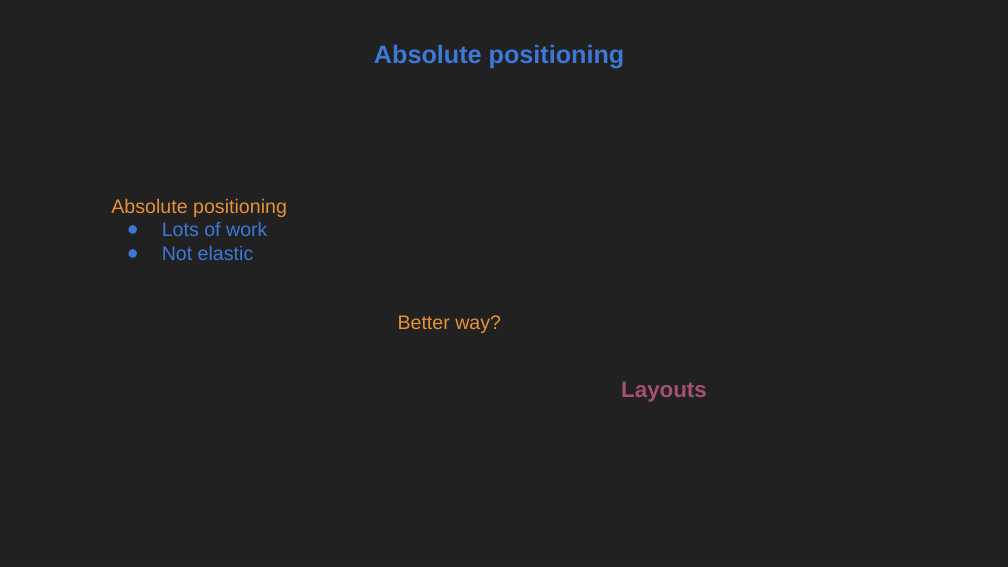
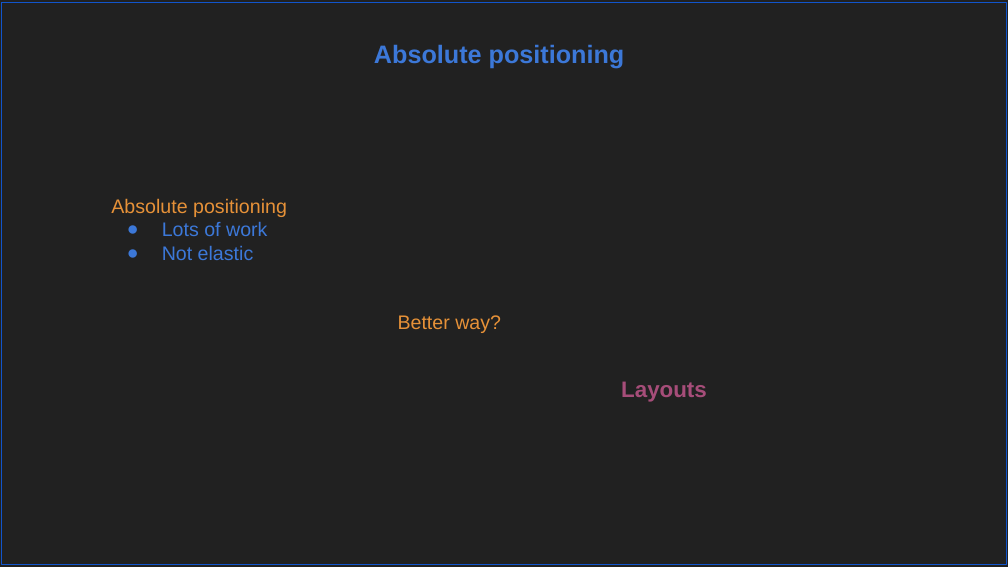
Before and after one commit to RRaphaell/python_course_materials, a slide deck: slide 4 of slides/Lecture_11.pptx. Drawn at 1008x567 pixels with LibreOffice and Linux fonts; fonts in the diff are those of the drawing. Boxes give left, top, right and bottom in pixels: in the first picture for what was removed or moved away, otherwise in the second. Text is boxed around its words. In the diff, an @@ line names an element or a change of style, - is before the commit and + after.

```diff
--- a/slides/Lecture_11.pptx
+++ b/slides/Lecture_11.pptx
@@ rectangle added at [2, 3, 1006, 564], outline #1155CC 0.75 pt @@
```
Also in this commit, not shown: 6 other slides changed, 12 other files.
